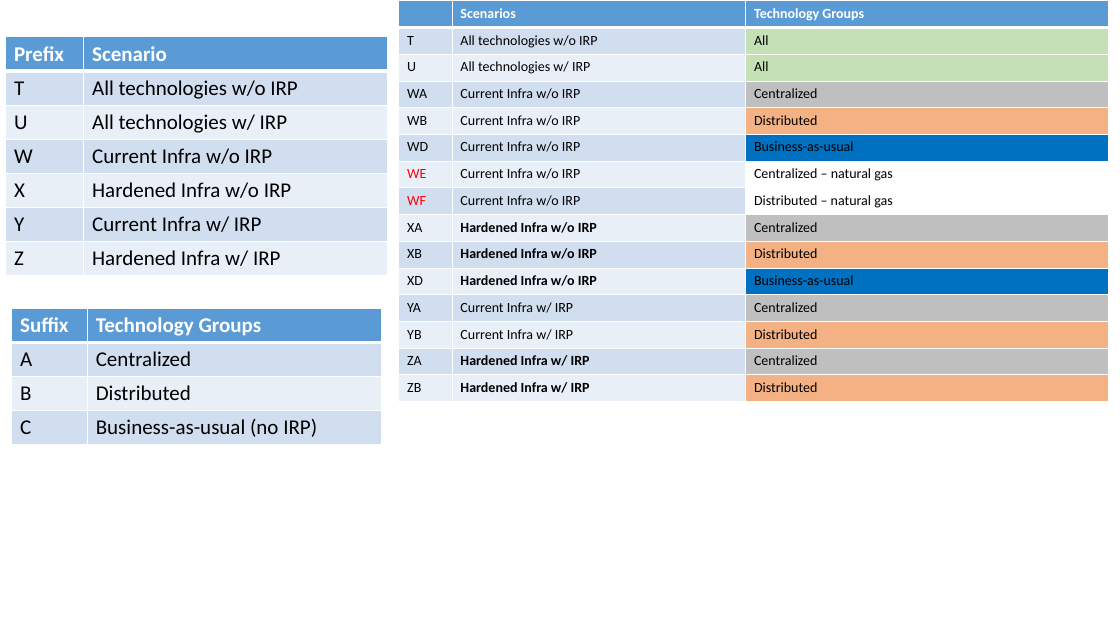
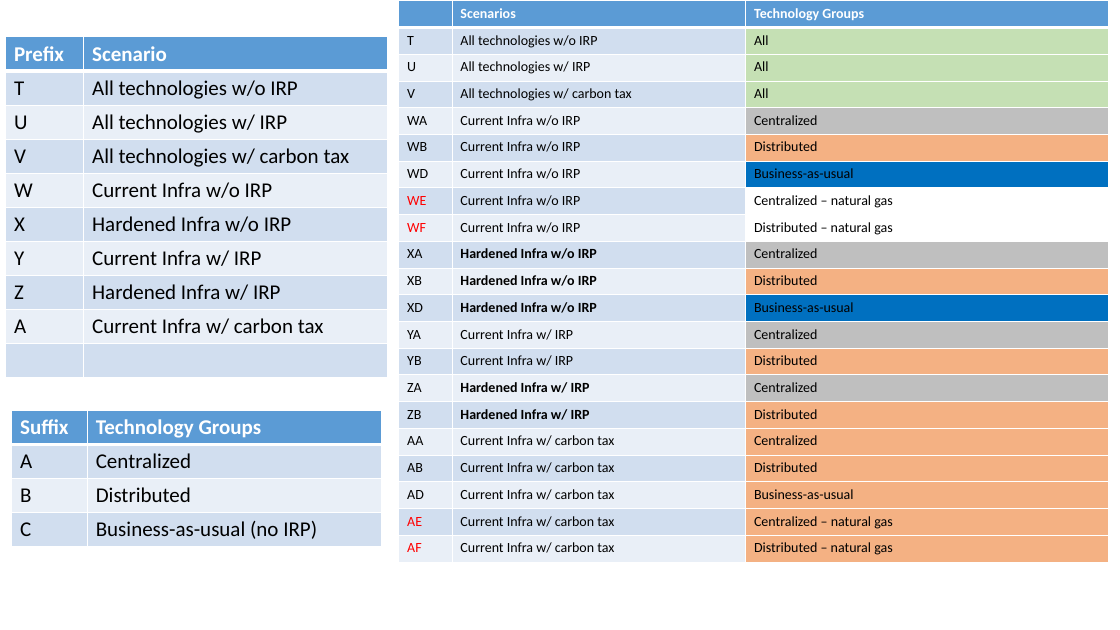
Before and after one commit to EnergyModels/temoatools, a slide deck: slide 4 of projects/puerto_rico_stoch/data/scenario_overview.pptx. Drawn at 1120x630 pixels with LibreOffice and Linux fonts; fonts in the diff are those of the drawing. Boxes give left, top, right and bottom in pixels: in the first picture for what was removed or moved away, otherwise in the second. Text is boxed around its words. In the diff, an @@ line names an element or a change of style, - is before the commit and + after.

```diff
--- a/projects/puerto_rico_stoch/data/scenario_overview.pptx
+++ b/projects/puerto_rico_stoch/data/scenario_overview.pptx
@@ table at (399,1,1109,562) @@
+row 4: V | All technologies w/ carbon tax | All
+row 17: AA | Current Infra w/ carbon tax | Centralized
+row 18: AB | Current Infra w/ carbon tax | Distributed
+row 19: AD | Current Infra w/ carbon tax | Business-as-usual
+row 20: AE | Current Infra w/ carbon tax | Centralized – natural gas
+row 21: AF | Current Infra w/ carbon tax | Distributed – natural gas
@@ table at (6,37,387,378) @@
+row 4: V | All technologies w/ carbon tax
+row 9: A | Current Infra w/ carbon tax
+row 10:  | 
@@ table: place and size @@
-table at (12,308,381,444)
+table at (12,410,381,546)
```
Also in this commit, not shown: 5 other files.
